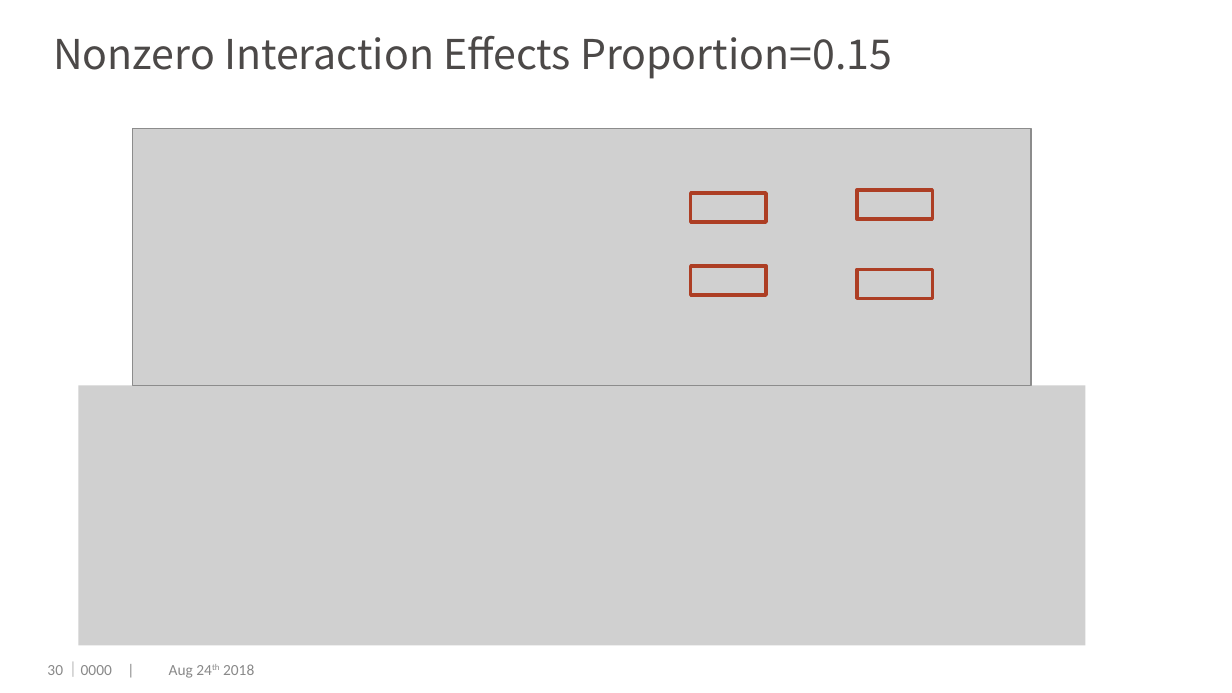
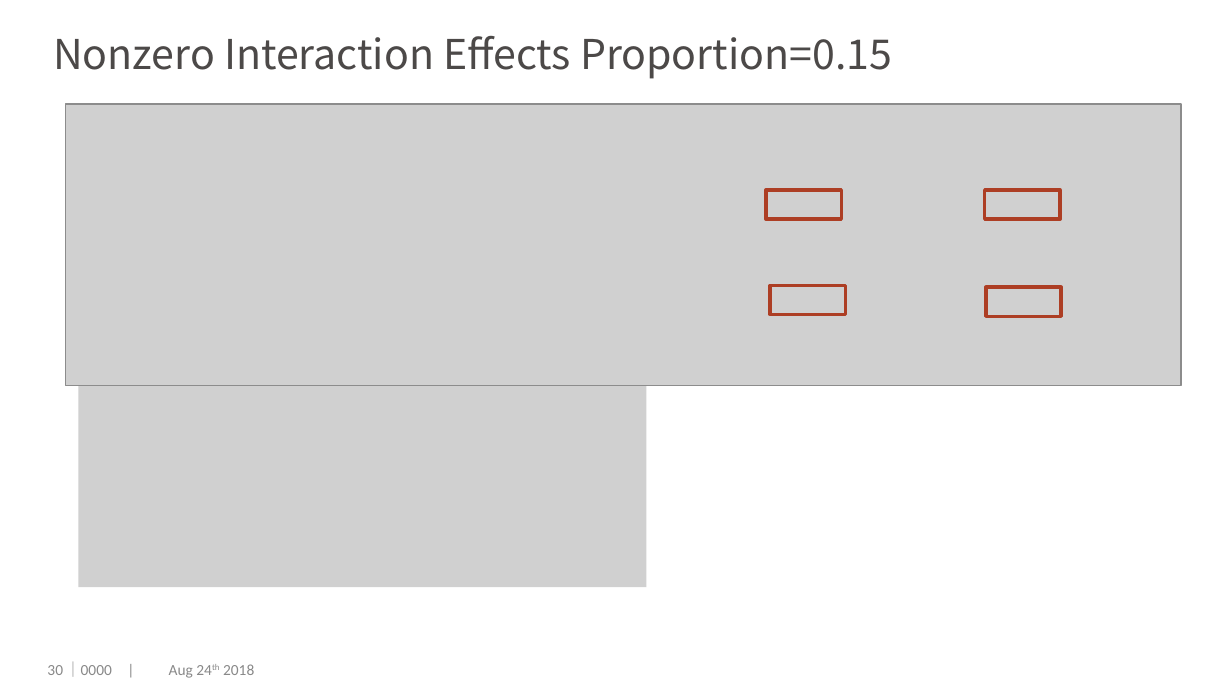
Before and after one commit to dengwx11/GroupLasso, a slide deck: slide 31 of manu & slides/Final.pptx. Drawn at 1232x693 pixels with LibreOffice and Linux fonts; fonts in the diff are those of the drawing; grey boxes stand for pictures; background and template pictures are left out. Boxes give left, top, right and bottom in pixels: in the first picture for what was removed or moved away, otherwise in the second. Text is boxed around its words. In the diff, an @@ line names an element or a change of style, - is before the commit and + after.

```diff
--- a/manu & slides/Final.pptx
+++ b/manu & slides/Final.pptx
@@ picture: place and size @@
-picture at (133,128,1031,384)
+picture at (65,103,1181,384)
@@ rectangle: place and size @@
-rectangle at (691,193,766,223)
+rectangle at (766,190,841,219)
@@ rectangle: place and size @@
-rectangle at (857,190,933,219)
+rectangle at (984,190,1060,219)
@@ rectangle: place and size @@
-rectangle at (691,266,766,296)
+rectangle at (770,286,845,315)
@@ rectangle: place and size @@
-rectangle at (857,270,933,299)
+rectangle at (986,287,1061,317)
@@ picture removed at (79,386,1085,646) @@
@@ picture added at (79,386,647,588) @@
```
Also in this commit, not shown: 9 other slides changed, 2 slides added, 5 slides removed, 17 other files.
